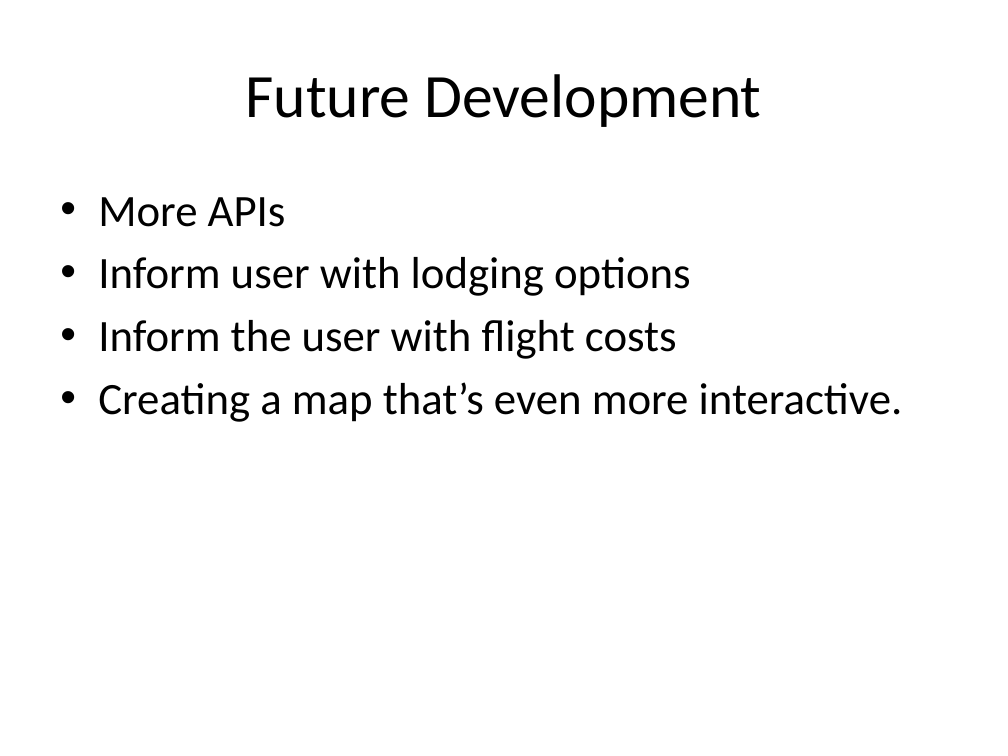
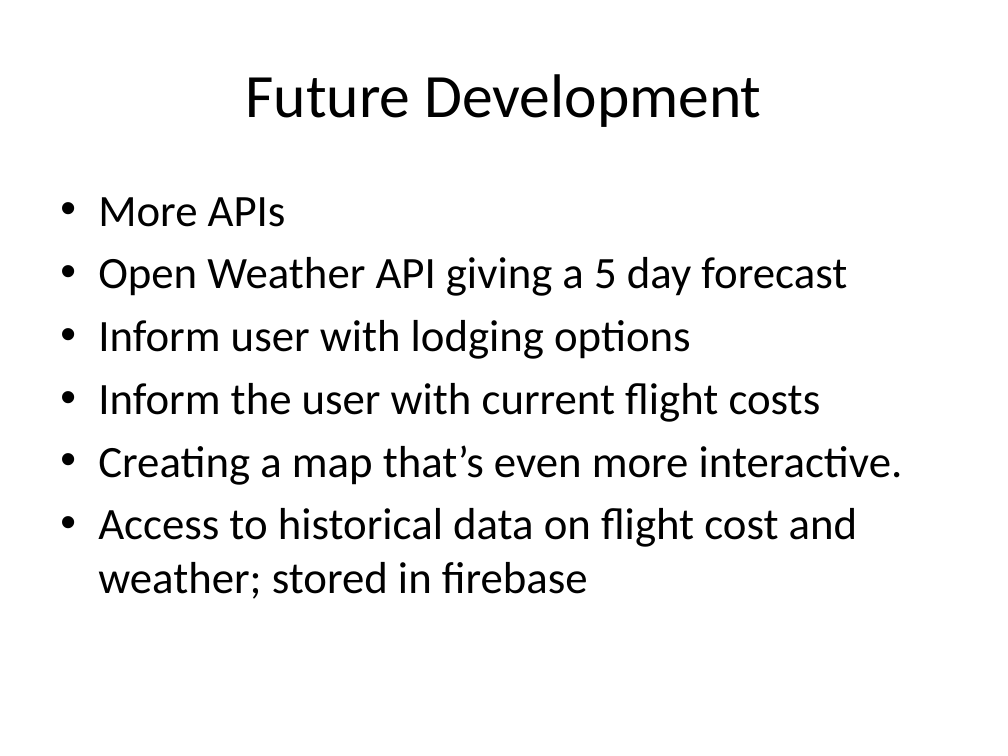
Before and after one commit to taddes/Project-1-Travel-App, a slide deck: slide 14 of Presentation1MyTravel.pptx (slide 12 before the commit). Drawn at 1008x756 pixels with LibreOffice and Linux fonts; fonts in the diff are those of the drawing; background and template pictures are left out. Boxes give left, top, right and bottom in pixels: in the first picture for what was removed or moved away, otherwise in the second. Text is boxed around its words. In the diff, an @@ line names an element or a change of style, - is before the commit and + after.

Commit message:
final powerpoint

```diff
--- a/Presentation1MyTravel.pptx
+++ b/Presentation1MyTravel.pptx
@@ text at [98, 257, 847, 296]: paragraph added @@
+• Open Weather API giving a 5 day forecast
@@ text at [98, 383, 821, 422]: text changed @@
-• Inform the user with flight costs
+• Inform the user with current flight costs
@@ text at [98, 508, 858, 599]: paragraph added @@
+• Access to historical data on flight cost and weather; stored in firebase
```
Also in this commit, not shown: 2 other slides changed, 3 slides added, 1 slide removed.
